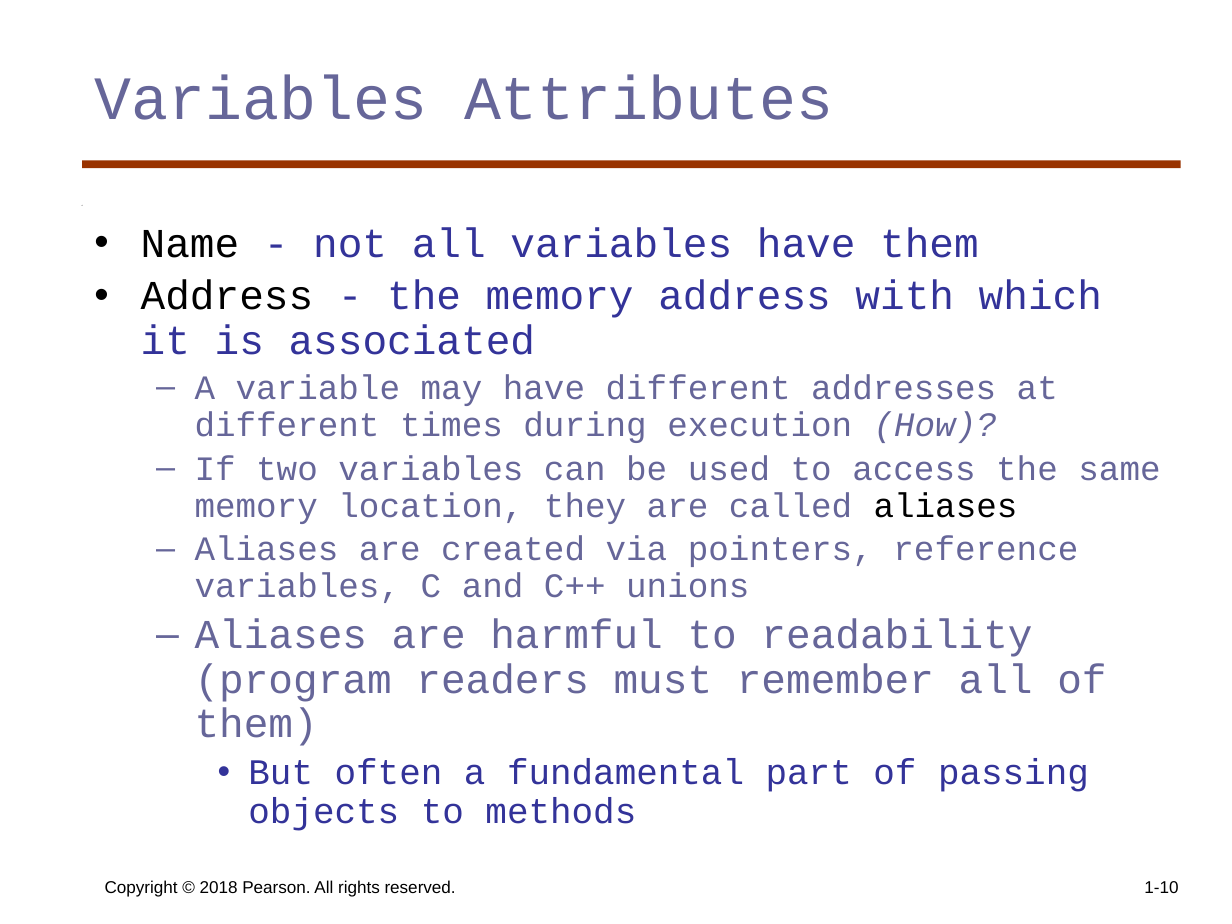
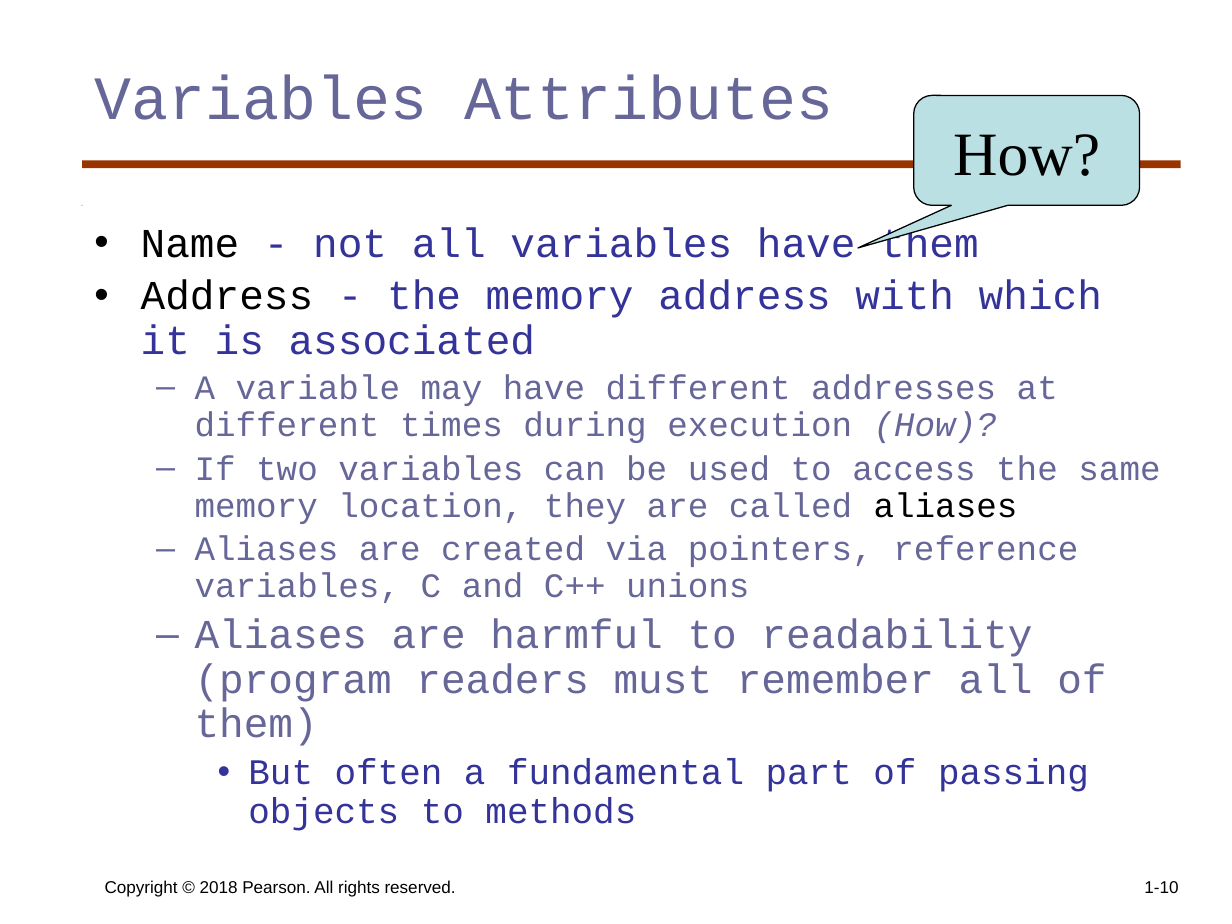
Before and after one commit to KurmasGVSU/KurmasGVSU.github.io, a slide deck: slide 10 of Teaching/Courses/W23/CIS343/LectureNotes/cis343_ch5.pptx. Drawn at 1232x924 pixels with LibreOffice and Linux fonts; fonts in the diff are those of the drawing. Boxes give left, top, right and bottom in pixels: in the first picture for what was removed or moved away, otherwise in the second. Text is boxed around its words. In the diff, an @@ line names an element or a change of style, - is before the commit and + after.

```diff
--- a/Teaching/Courses/W23/CIS343/LectureNotes/cis343_ch5.pptx
+++ b/Teaching/Courses/W23/CIS343/LectureNotes/cis343_ch5.pptx
@@ rounded speech box added at <box>914,95,1140,205</box>, fill #BBE0E3, outline #000000 0.75 pt, 36 pt, text #000000 @@
+How?
```
Also in this commit, not shown: 11 other files.
